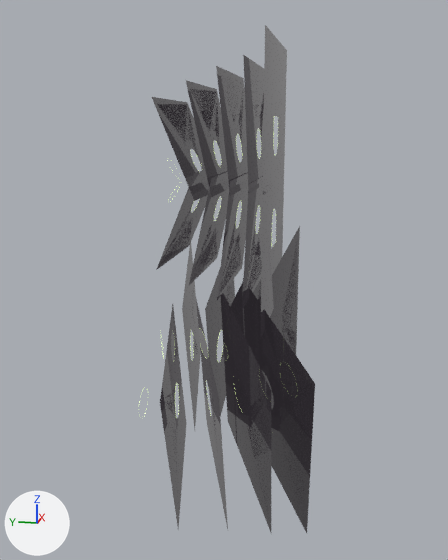
An edit to the glTF model scroll2/models/P/Tube1.glb, drawn before and after from the same camera.
Camera for both pictures: a camera (50 mm lens) standing at (-35.0, -4.6, 3.2) and looking at (0.0, 2.4, -5.6). Arrows for +X, +Y and +Z are at lower left; the lights stay in place. Vertices at the same position are counted once.
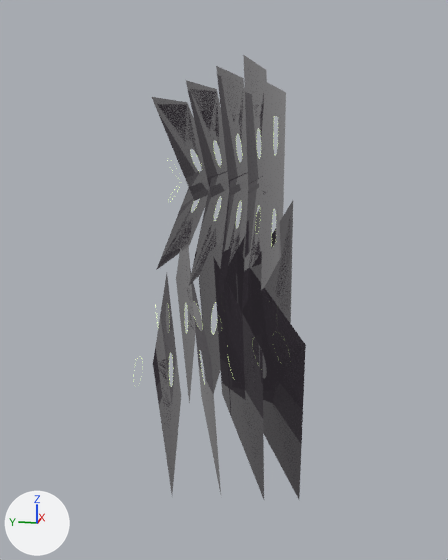
What the commit changed:
me_plane has 64 vertices, 64 faces and spans x -5.0..5.0, y -2.77..5.0, z 0.0.
me_plane is used by ob_plane; location (0.0, -0.5, 2.73); rotation (1.571, 0.0, 0.0), in degrees (90, 0, 0).
Part 1, on me_plane:
Vertex 2 of me_plane moves from (-5.0, 5.0, 0.0) at pixel (265, 24) to (-5.0, 2.55, 0.0) at pixel (264, 80).
Vertex 3 of me_plane moves from (5.0, 5.0, 0.0) at pixel (286, 50) to (5.0, 2.55, 0.0) at pixel (286, 92).
Object 'Plane.010' (ob_plane_010) moves from (1.7, -0.41, -10.34) to (2.44, 0.12, -8.77).
Object 'Plane.011' (ob_plane_011) moves from (-1.75, -0.46, -11.65) to (-1.01, 0.07, -10.08).
Object 'Plane.012' (ob_plane_012) moves from (1.7, 1.18, -10.3) to (2.44, 1.71, -8.73).
Object 'Plane.013' (ob_plane_013) moves from (-2.27, 1.03, -11.8) to (-1.53, 1.56, -10.24).
Object 'Plane.014' (ob_plane_014) moves from (1.66, 2.96, -10.27) to (2.4, 3.49, -8.7).
Object 'Plane.015' (ob_plane_015) moves from (-2.82, 2.71, -11.96) to (-2.08, 3.25, -10.4).
Object 'Plane.016' (ob_plane_016) moves from (1.48, 4.79, -10.28) to (2.22, 5.32, -8.72).
Object 'Plane.017' (ob_plane_017) moves from (-3.27, 4.5, -12.08) to (-2.53, 5.03, -10.52).

Where the change shows, as pixel boxes (x1, y1, x2, y2) in the pictures (448 x 560 px; the box of a moved part takes in the faces that stretch with it):
'Plane.011', moved: before (244, 288, 315, 533); after (236, 249, 306, 499)
'Plane.013', moved: before (221, 293, 271, 532); after (213, 256, 264, 499)
'Plane.017', moved: before (160, 304, 187, 529); after (153, 274, 181, 493)
'Plane.010', moved: before (254, 226, 300, 409); after (248, 201, 293, 378)
'Plane', reshaped (33% shorter): before (263, 25, 287, 194); after (263, 81, 286, 194)
'Plane.014', moved: before (205, 267, 235, 416); after (199, 220, 226, 392)
'Plane.016', moved: before (182, 243, 201, 429); after (176, 246, 196, 404)
'Plane.015', moved: before (196, 299, 228, 529); after (190, 270, 221, 494)
'Plane.012', moved: before (230, 280, 261, 442); after (224, 209, 260, 413)
part 1 of me_plane, moved or reshaped: before (261, 25, 287, 317); after (261, 81, 286, 293)
